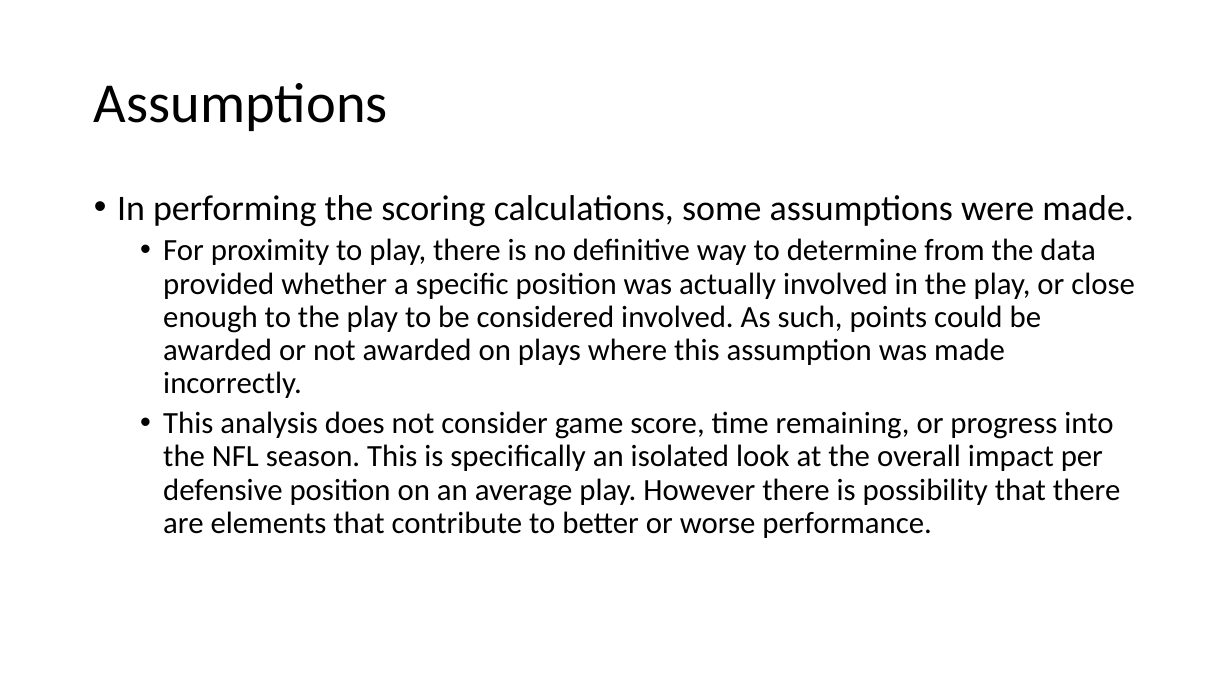
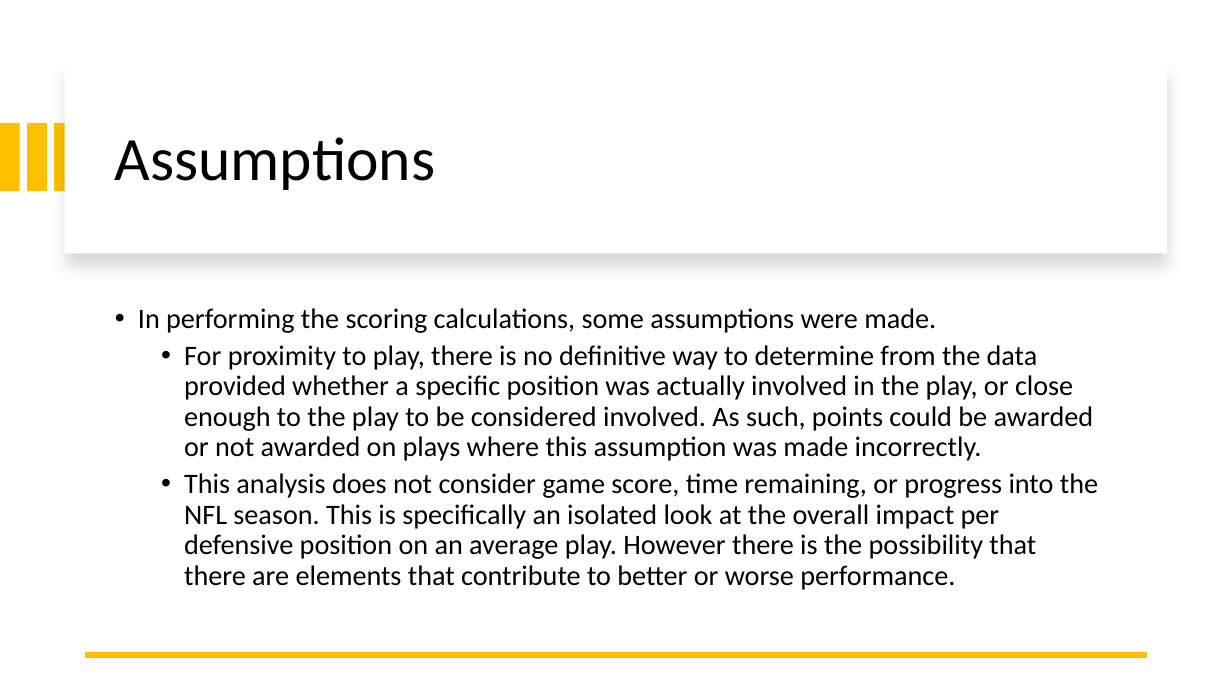
Before and after one commit to SportsInfoSolutions/AnalyticsChallenge2020, a slide deck: slide 25 of Submissions/matt.karan93@gmail.com/SportsInfoSolutions_mattkaran.pptx. Drawn at 1232x693 pixels with LibreOffice and Linux fonts; fonts in the diff are those of the drawing. Boxes give left, top, right and bottom in pixels: in the first picture for what was removed or moved away, otherwise in the second. Text is boxed around its words. In the diff, an @@ line names an element or a change of style, - is before the commit and + after.

```diff
--- a/Submissions/matt.karan93@gmail.com/SportsInfoSolutions_mattkaran.pptx
+++ b/Submissions/matt.karan93@gmail.com/SportsInfoSolutions_mattkaran.pptx
@@ rectangle added at <box>65,62,1167,253</box>, fill #FFFFFF @@
@@ title "Assumptions": place and size @@
-title "Assumptions" at <box>94,83,388,131</box>
+title "Assumptions" at <box>115,137,436,190</box>
@@ title "Assumptions" at <box>115,137,436,190</box>: size 44 to 48 pt @@
@@ rectangle added at <box>0,123,19,191</box>, fill #FFC000 @@
@@ rectangle added at <box>27,123,46,191</box>, fill #FFC000 @@
@@ rectangle added at <box>55,123,74,191</box>, fill #FFC000 @@
@@ text "In performing the scoring calculations, ...": place and size @@
-text "In performing the scoring calculations, ..." at <box>117,195,1135,538</box>
+text "In performing the scoring calculations, ..." at <box>138,308,1098,590</box>
@@ text "In performing the scoring calculations, ..." at <box>138,308,1098,590</box>: vertical alignment top to middle @@
@@ text at <box>138,308,1094,461</box>: size 28 to 22 pt in "In performing the scoring calculations, some assumptions ..."; size 24 to 22 pt in "For proximity to play, there is no ..." @@
@@ text at <box>184,473,1098,590</box>: text changed; size 24 to 22 pt @@
-  • This analysis does not consider game score, time remaining, or progress into the NFL season. This is specifically an isolated look at the overall impact per defensive position on an average play. However there is possibility that there are elements that contribute to better or worse performance.
+  • This analysis does not consider game score, time remaining, or progress into the NFL season. This is specifically an isolated look at the overall impact per defensive position on an average play. However there is the possibility that there are elements that contribute to better or worse performance.
@@ line added from (1148, 655) to (85, 655), #FFC000 4.5 pt @@
```
Also in this commit, not shown: 21 other slides changed.
